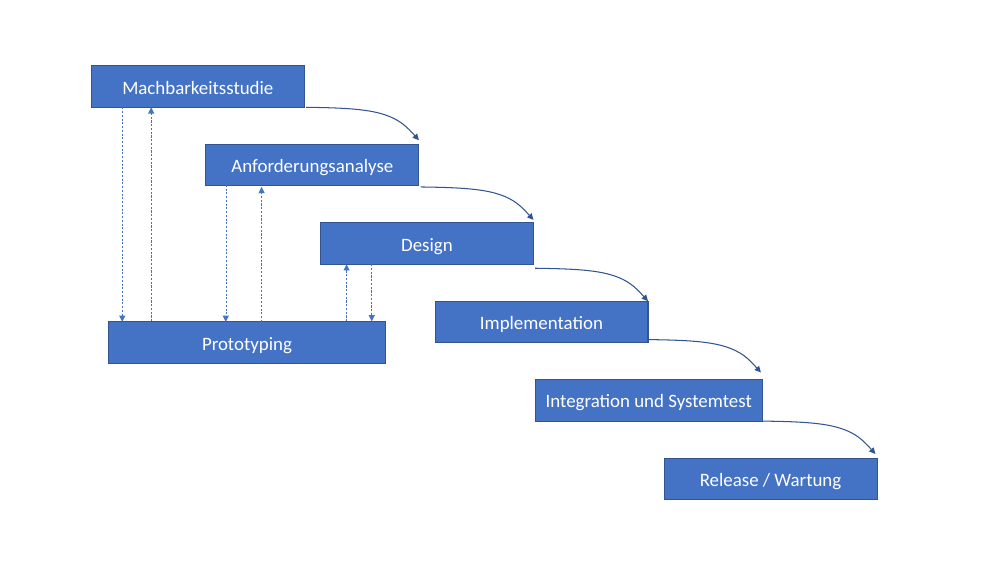
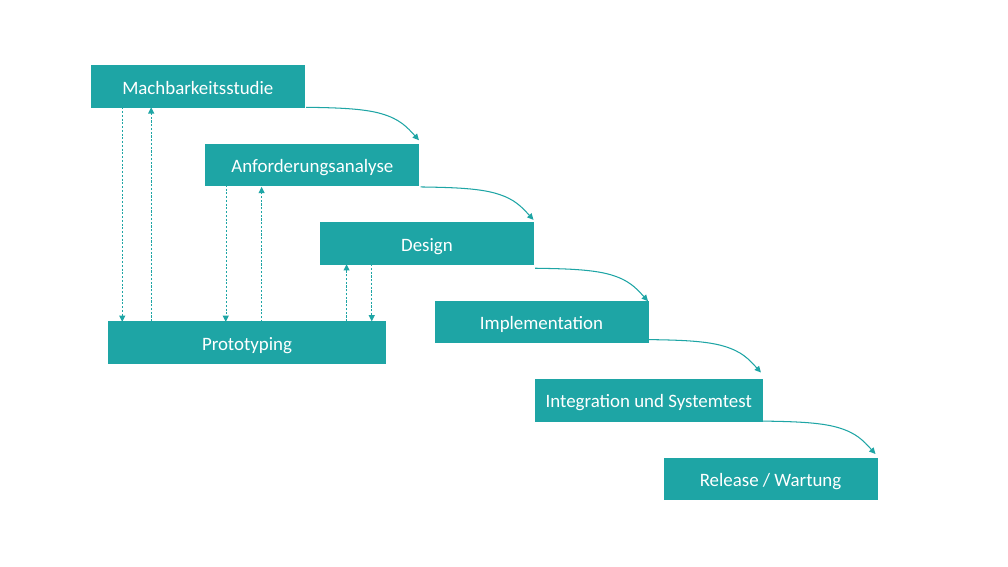
Before and after one commit to unibas-marcelluethi/software-engineering, a slide deck: slide 78 of docs/slides/drawings/graphics.pptx. Drawn at 1008x567 pixels with LibreOffice and Linux fonts; fonts in the diff are those of the drawing. Boxes give left, top, right and bottom in pixels: in the first picture for what was removed or moved away, otherwise in the second. Text is boxed around its words. In the diff, an @@ line names an element or a change of style, - is before the commit and + after.

Commit message:
first draft white-box-testing slides

```diff
--- a/docs/slides/drawings/graphics.pptx
+++ b/docs/slides/drawings/graphics.pptx
@@ arrow (123, 107) - (123, 322): stroke #4472C4 0.5 pt dashed to #1EA5A5 0.5 pt dashed @@
@@ arrow (151, 321) - (151, 107): stroke #4472C4 0.5 pt dashed to #1EA5A5 0.5 pt dashed @@
@@ arrow (226, 181) - (226, 322): stroke #4472C4 0.5 pt dashed to #1EA5A5 0.5 pt dashed @@
@@ arrow (262, 322) - (262, 187): stroke #4472C4 0.5 pt dashed to #1EA5A5 0.5 pt dashed @@
@@ arrow (346, 321) - (346, 264): stroke #4472C4 0.5 pt dashed to #1EA5A5 0.5 pt dashed @@
@@ arrow (372, 264) - (372, 321): stroke #4472C4 0.5 pt dashed to #1EA5A5 0.5 pt dashed @@
@@ fill #4472C4 to #1EA5A5; outline #325491 1 pt to #1EA5A5 1 pt in 7 elements at box(91, 66, 305, 107), box(206, 144, 419, 186), box(321, 223, 534, 265), box(435, 301, 648, 343), box(535, 380, 763, 421), box(664, 458, 877, 500), box(108, 322, 386, 364) @@
@@ outline #325491 1 pt to #1EA5A5 1 pt in 5 elements at box(306, 107, 419, 141), box(420, 187, 533, 220), box(535, 268, 648, 302), box(648, 340, 761, 373), box(763, 421, 876, 454) @@
```
Also in this commit, not shown: 2 other files.
